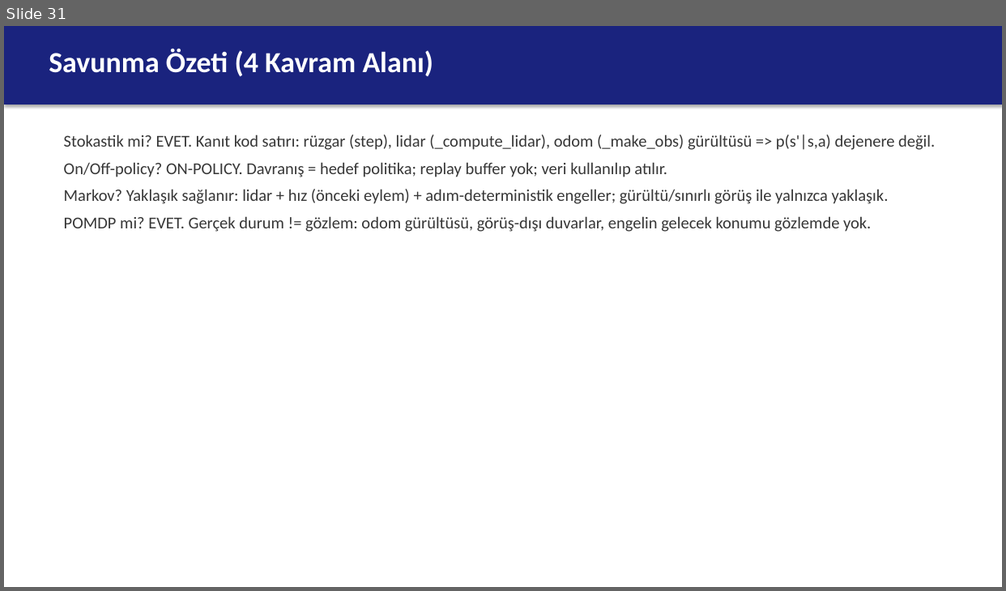
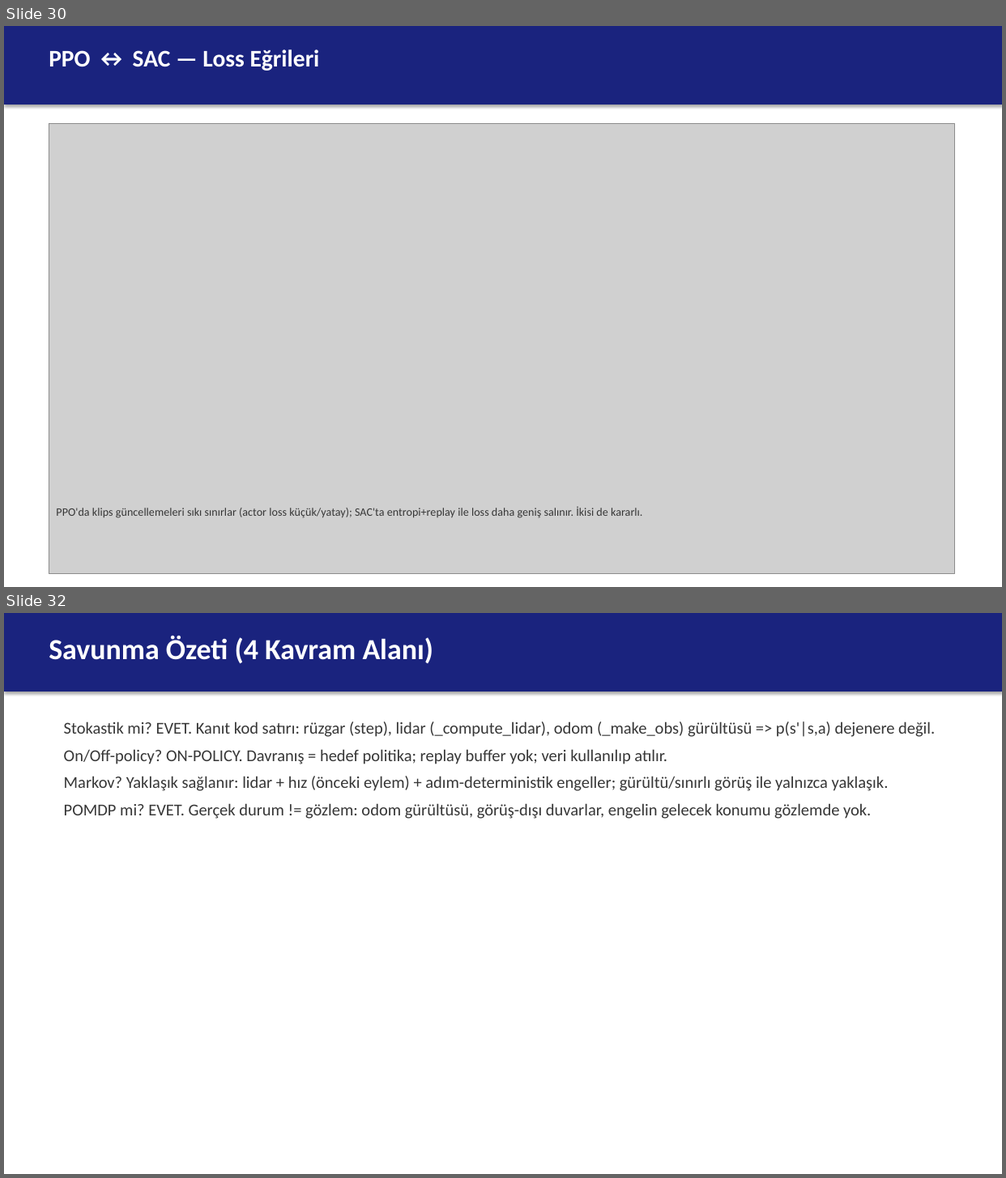
Before and after one commit to berkeryigit/rl_drone_pathfinding, a slide deck: deliverables/sunum/220202046_sunum.pptx. Shown one above the other, each under a label of ours: slide 31 before the commit, slides 30 and 32 after it; the slides between them are not shown. The pictures are 1006x591 and 1006x1178 pixels, drawn with LibreOffice and Linux fonts; fonts in the diff are those of the drawing; grey boxes stand for pictures. Boxes give left, top, right and bottom in pixels: in the first picture for what was removed or moved away, otherwise in the second. Text is boxed around its words. In the diff, an @@ line names an element or a change of style, - is before the commit and + after.

```diff
--- a/deliverables/sunum/220202046_sunum.pptx
+++ b/deliverables/sunum/220202046_sunum.pptx
@@ slide 30 added at <box>4,26,1002,587</box>, background #FFFFFF @@
@@ rectangle added at <box>4,26,1002,105</box>, fill #1A237E @@
@@ text added at <box>49,49,320,71</box>, 23 pt, text #FFFFFF, bold @@
+PPO ↔ SAC — Loss Eğrileri
@@ picture added at <box>49,123,955,574</box> @@
@@ text added at <box>56,506,642,518</box>, 11 pt, text #373737 @@
+PPO'da klips güncellemeleri sıkı sınırlar (actor loss küçük/yatay); SAC'ta entropi+replay ile loss daha geniş salınır. İkisi de kararlı.
@@ what was slide 31 is now slide 32 @@
```
Also in this commit, not shown: 2 slides changed, 5 other slides added, 5 slides removed, 37 other files.
